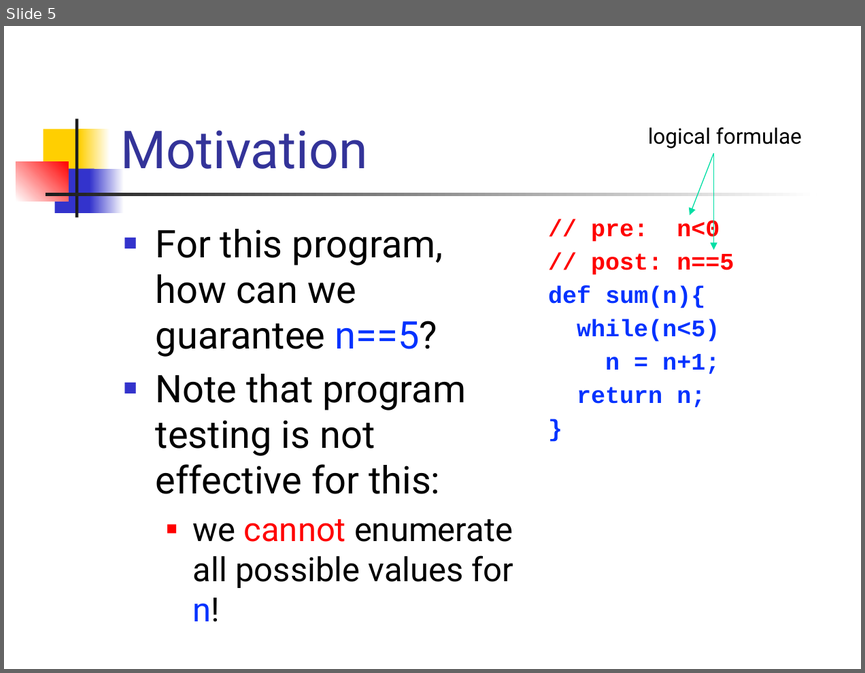
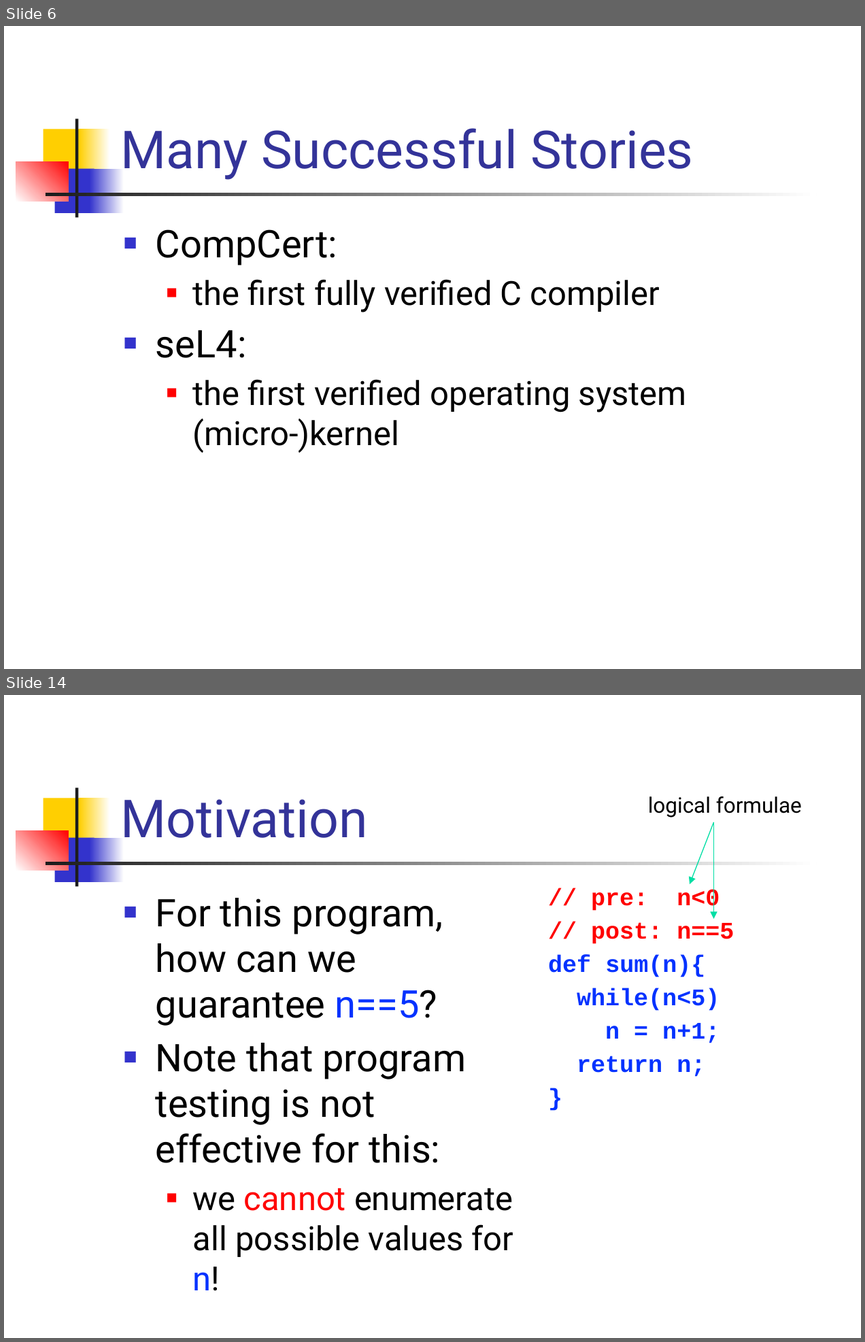
Before and after one commit to csslab-ustc/csslab-ustc.github.io, a slide deck: courses/theory/slides/lec18-hoare.pptx. Shown one above the other, each under a label of ours: slide 5 before the commit, slides 6 and 14 after it; the slides between them are not shown. The pictures are 865x673 and 865x1342 pixels, drawn with LibreOffice and Linux fonts; fonts in the diff are those of the drawing. Boxes give left, top, right and bottom in pixels: in the first picture for what was removed or moved away, otherwise in the second. Text is boxed around its words. In the diff, an @@ line names an element or a change of style, - is before the commit and + after.

```diff
--- a/courses/theory/slides/lec18-hoare.pptx
+++ b/courses/theory/slides/lec18-hoare.pptx
@@ slide 6 added at <box>4,26,861,669</box>, background #FFFFFF; not listed: 7 template elements that a slide beside it also shows @@
@@ title added at <box>120,128,693,180</box>, 44 pt, text #333399 @@
+Many Successful Stories
@@ text added at <box>156,229,686,452</box>, 28 pt, text #000000 @@
+■ CompCert:
+  ■ the first fully verified C compiler
+■ seL4:
+  ■ the first verified operating system (micro-)kernel
@@ what was slide 5 is now slide 14 @@
```
Also in this commit, not shown: 2 slides changed, 8 other slides added.
